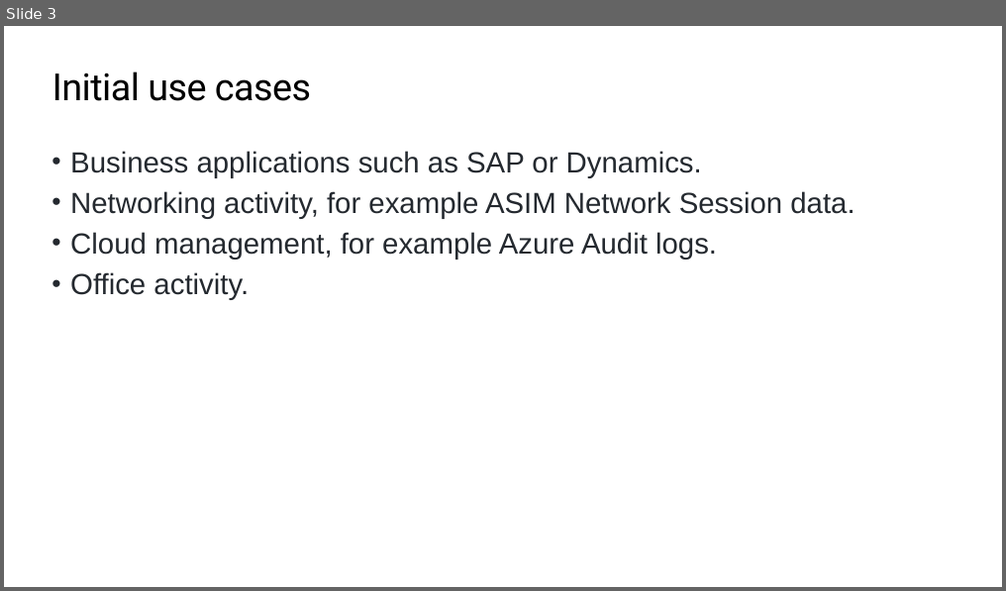
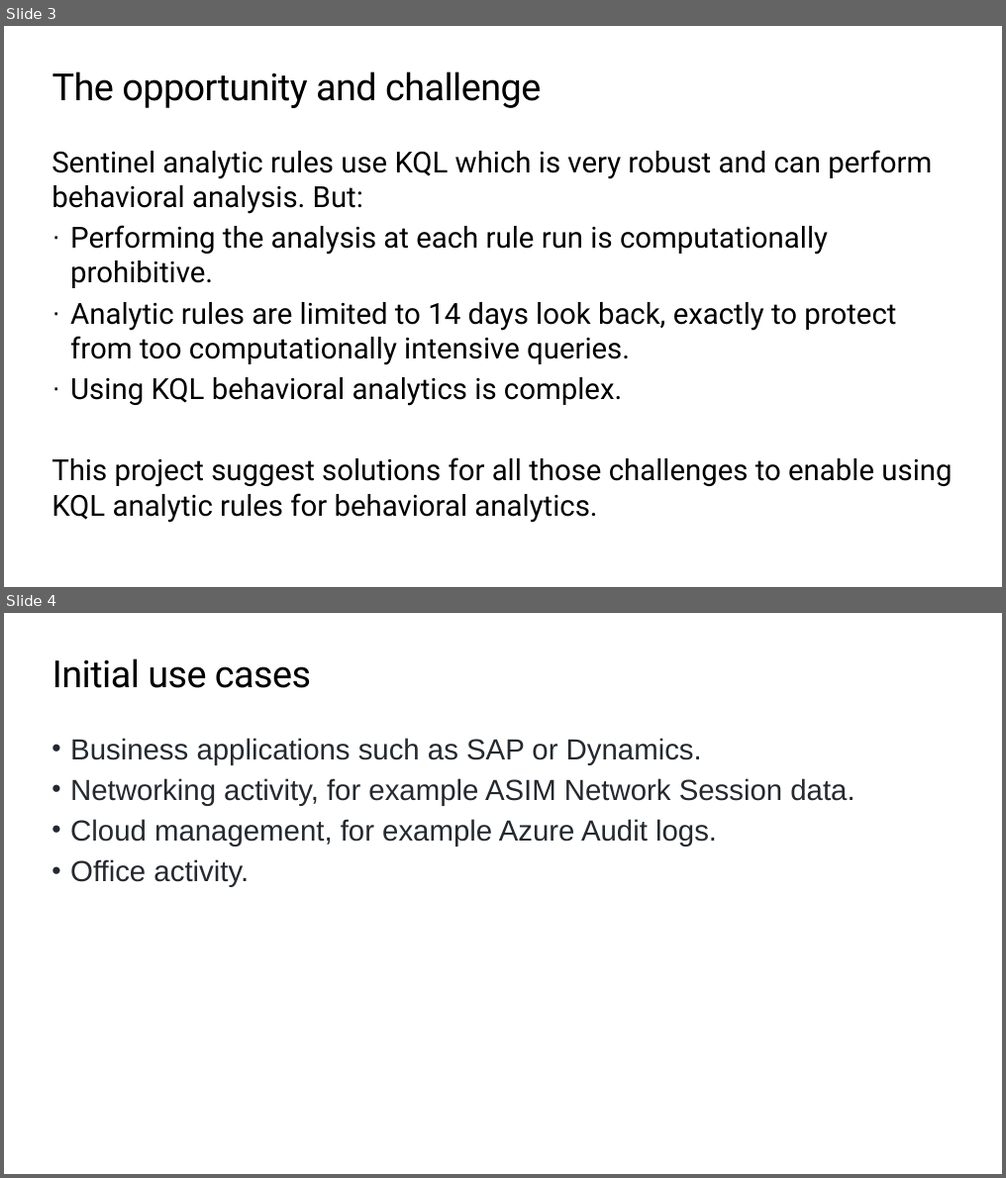
Before and after one commit to oshezaf/Sentinel-Custom-Analytics, a slide deck: presentation/Sentinel Custom analytics.pptx. Shown one above the other, each under a label of ours: slide 3 before the commit, slides 3 and 4 after it. The pictures are 1006x591 and 1006x1178 pixels, drawn with LibreOffice and Linux fonts; fonts in the diff are those of the drawing; background and template pictures are left out. Boxes give left, top, right and bottom in pixels: in the first picture for what was removed or moved away, otherwise in the second. Text is boxed around its words. In the diff, an @@ line names an element or a change of style, - is before the commit and + after.

```diff
--- a/presentation/Sentinel Custom analytics.pptx
+++ b/presentation/Sentinel Custom analytics.pptx
@@ slide 3 added at [4,26,1002,587], background #FFFFFF @@
@@ title added at [53,72,541,108], 36 pt, text #000000 @@
+The opportunity and challenge
@@ text added at [52,150,951,523], 28 pt, text #000000 @@
+Sentinel analytic rules use KQL which is very robust and can perform behavioral analysis. But:
+· Performing the analysis at each rule run is computationally prohibitive.
+· Analytic rules are limited to 14 days look back, exactly to protect from too computationally intensive queries.
+· Using KQL behavioral analytics is complex.
+This project suggest solutions for all those challenges to enable using KQL analytic rules for behavioral analytics.
@@ what was slide 3 is now slide 4 @@
```
Also in this commit, not shown: 3 slides changed, 3 other slides added, 1 slide removed.
